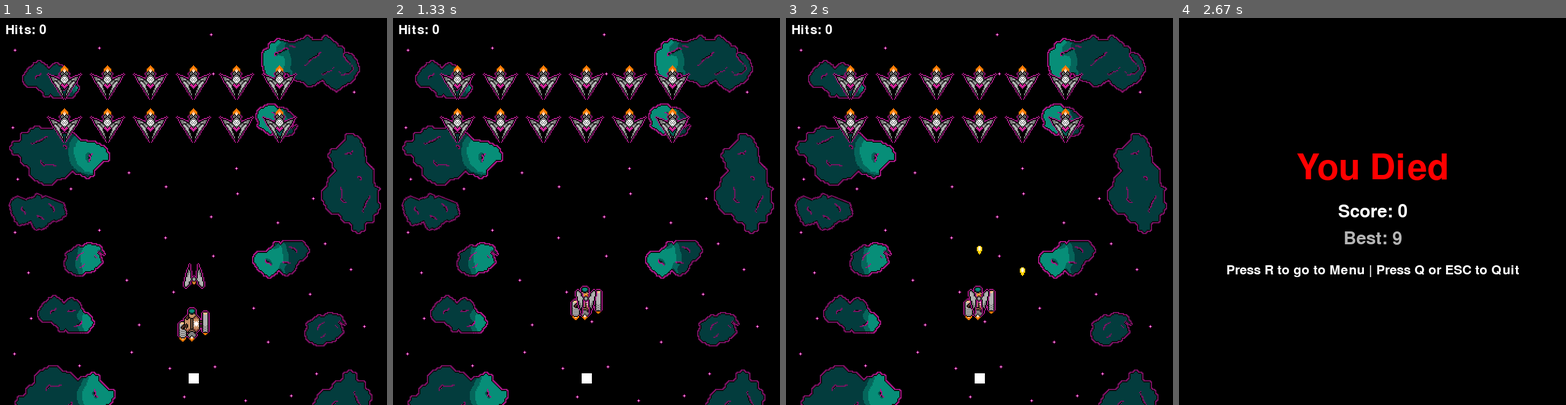
Above: before the commit, frames 1-4 (left to right).
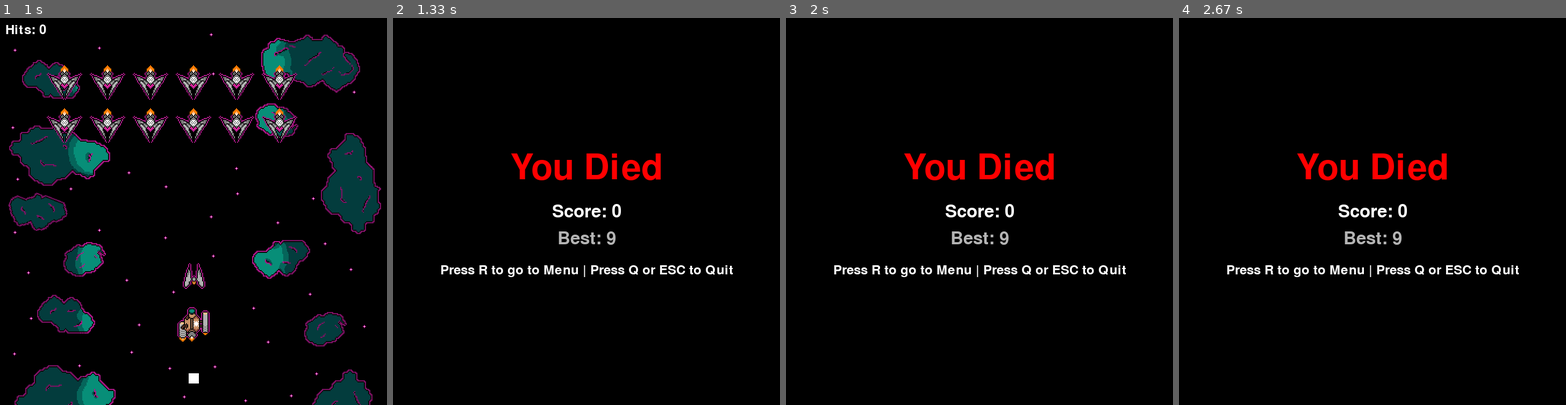
Above: after the commit, the same moments.

Repository: software-engineering-game/pygame-game
Game: pygame game, started from main.py
Same seed, same stepped clock (60 frames per second), same inputs: the game is played once before the commit and once after it.
Inputs:
- Up to frame 1 (1 s): tap Enter at 0.33 s; hold Up from 0.67 s (still down)
- Up to frame 2 (1.33 s): release Up at 1.13 s
- Up to frame 3 (2 s): no input
- Up to frame 4 (2.67 s): no input

Frame 1 is identical in both runs. In frame 2, 21% of the frame differs, in the area x 1-99%, y 1-100%; in frame 3, 21%; in frame 4, nothing differs.

Commit message:
now passes all tests

Diff:
--- a/states/game_state.py
+++ b/states/game_state.py
@@ -276,6 +276,10 @@
                 if enemy.can_shoot:
                     enemy.shoot(self.enemy_bullets)
 
+        if pygame.sprite.spritecollide(self.player, self.enemy_ships, False):
+            app.change_state(DeathState("You Died", self.enemy_hit_count))
+            return
+
         if pygame.sprite.spritecollide(self.player, self.enemy_bullets, False):
             sfx_player_boom = pygame.mixer.Sound("assets/sfx/p_boom.wav")
             pygame.mixer.Sound.play(sfx_player_boom)
